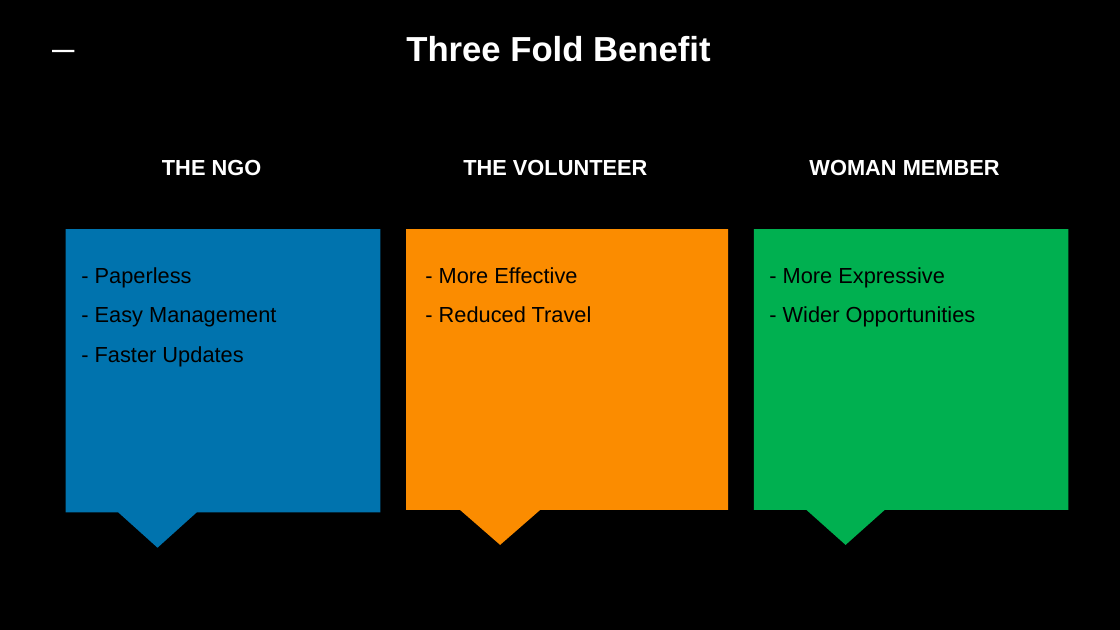
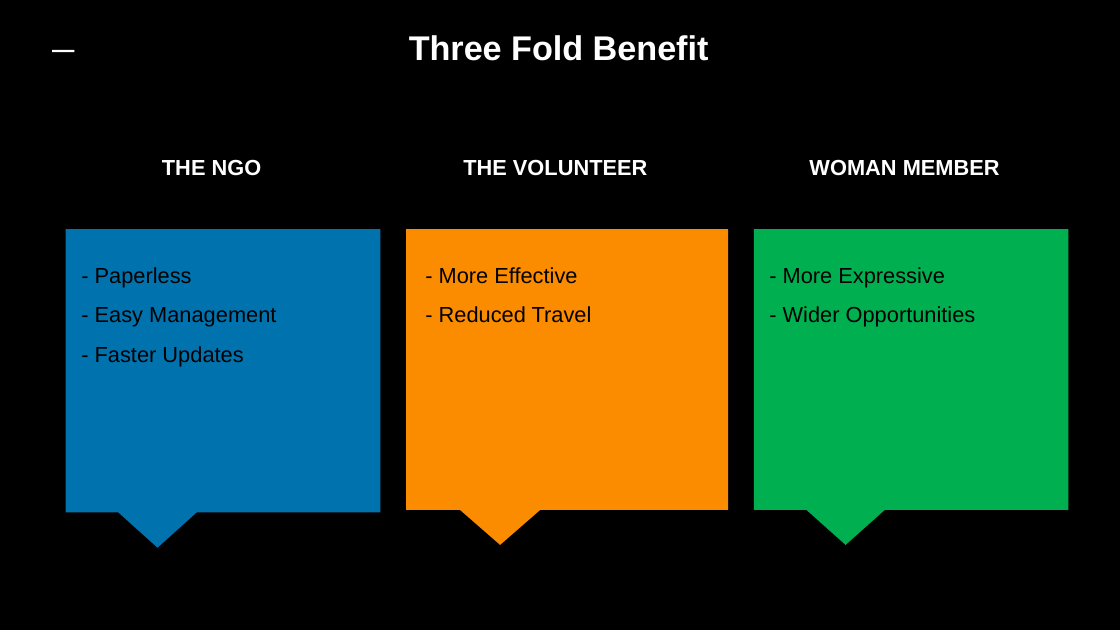
Before and after one commit to Bengaluru17/team-4, a slide deck: slide 8 of Kshamata.pptx. Drawn at 1120x630 pixels with LibreOffice and Linux fonts; fonts in the diff are those of the drawing. Boxes give left, top, right and bottom in pixels: in the first picture for what was removed or moved away, otherwise in the second. Text is boxed around its words. In the diff, an @@ line names an element or a change of style, - is before the commit and + after.

```diff
--- a/Kshamata.pptx
+++ b/Kshamata.pptx
@@ title "Three Fold Benefit" at (409,35,709,61): size 22.3 to 22 pt @@
```
Also in this commit, not shown: 4 other slides changed, 1 other file.
